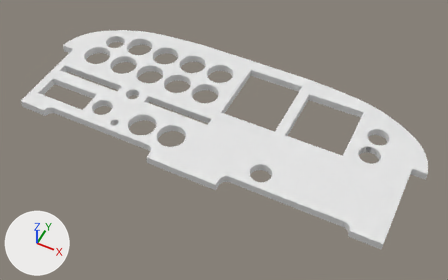
The Blender file Blender/pa28-236-panel.blend, before and after one commit.
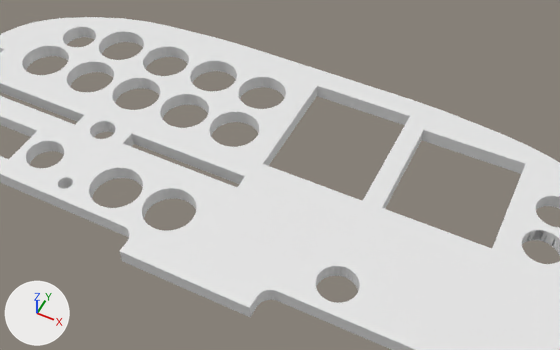
There are two pictures of each version: one whole from a 50 mm lens placed at (4.71, -9.31, 11.54), pointed at (0.26, -0.4, 0.39), one close up from a 50 mm lens placed at (3.26, -6.06, 8.33), pointed at (0.5, -0.54, 1.43). The lights are fixed; the arrows at lower left show +X, +Y and +Z.

Names of what the first close-up shows: 'panel'.
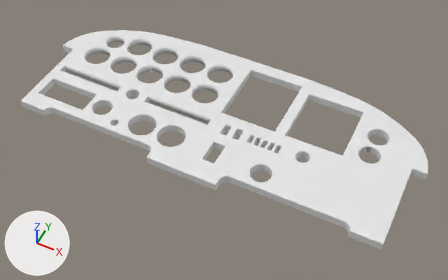
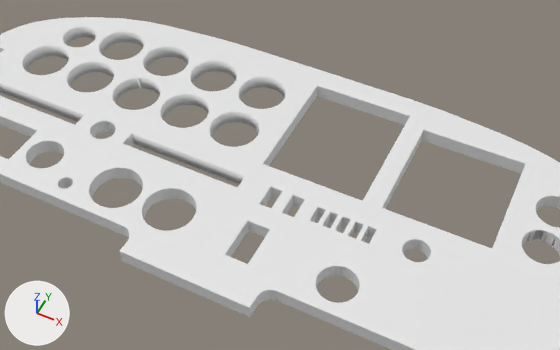
Diff of the bpy script that builds the scene:
```diff
--- a/Blender/pa28-236-panel.blend.py
+++ b/Blender/pa28-236-panel.blend.py
@@ me_cube_011 @@
 # used by ob_panel; location = (0.002, 0.057, 1.692)
-me_cube_011.from_pydata(...)  # 3207 vertices, 4118 faces; spans x -4.89..4.89, y -2.1..1.93, z -1.0..-0.8
+me_cube_011.from_pydata(...)  # 3431 vertices, 4429 faces; spans x -4.89..4.89, y -2.1..1.93, z -1.0..-0.8
+# me_cube_011 part 1: 15 vertices moved within x -2.21..1.85, y -0.6..0.06, z -1.0..-0.8; 224 vertices added at x 0.26..2.43, y -1.58..-0.36, z -1.0..-0.8
+# me_cube_011 part 2: 633 kept faces spanning x -4.36..-0.1, y -0.39..1.46, z -1.0..-0.8 are now shaded smooth
```

Location of each change, [x1, y1, x2, y2] in pixels of the close-ups (560 x 350 px):
part 1 of me_cube_011, built on
    before: [110, 122, 234, 182]
    after: [110, 122, 462, 349]
part 2 of me_cube_011, shading changed
    both: [0, 27, 286, 184]
